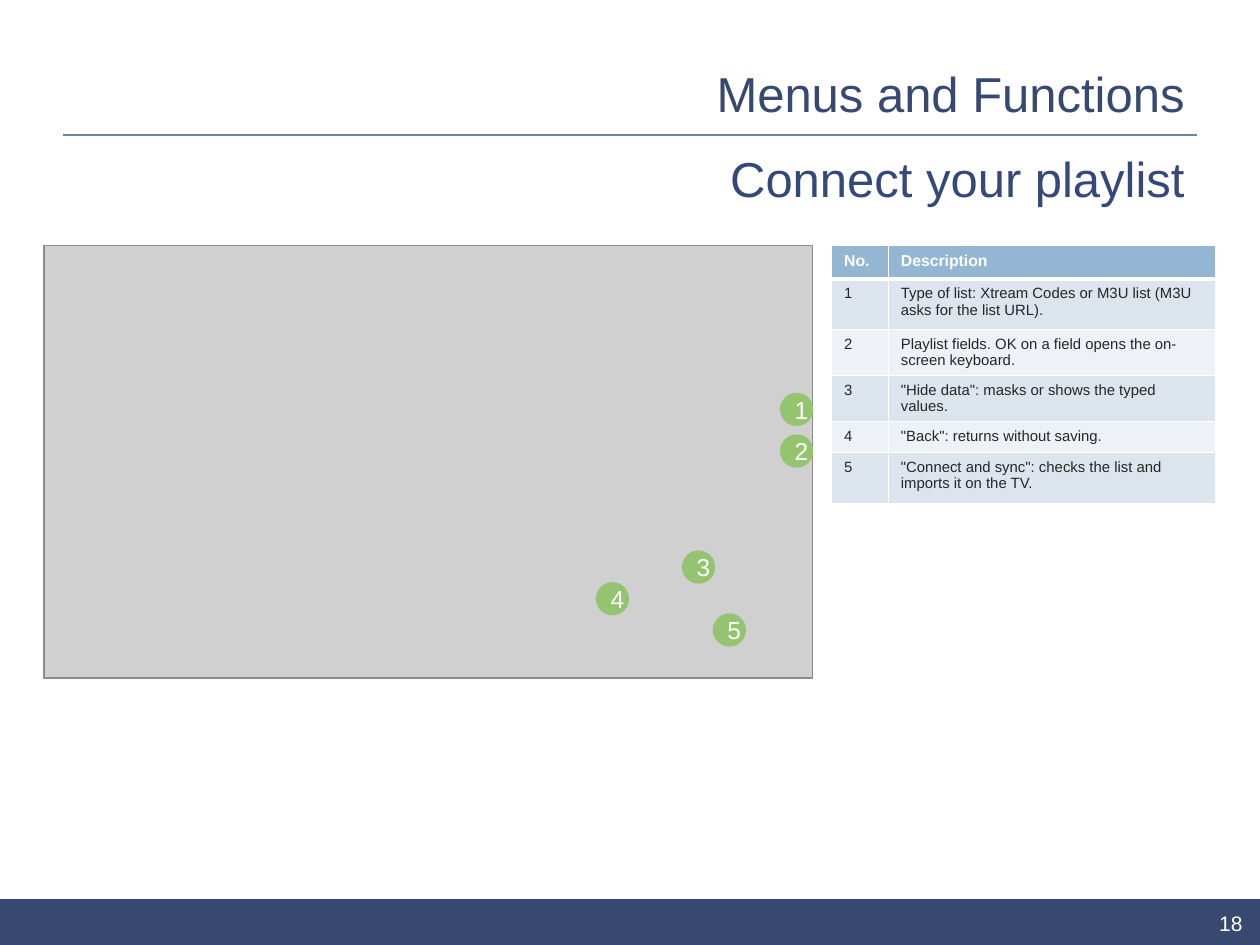
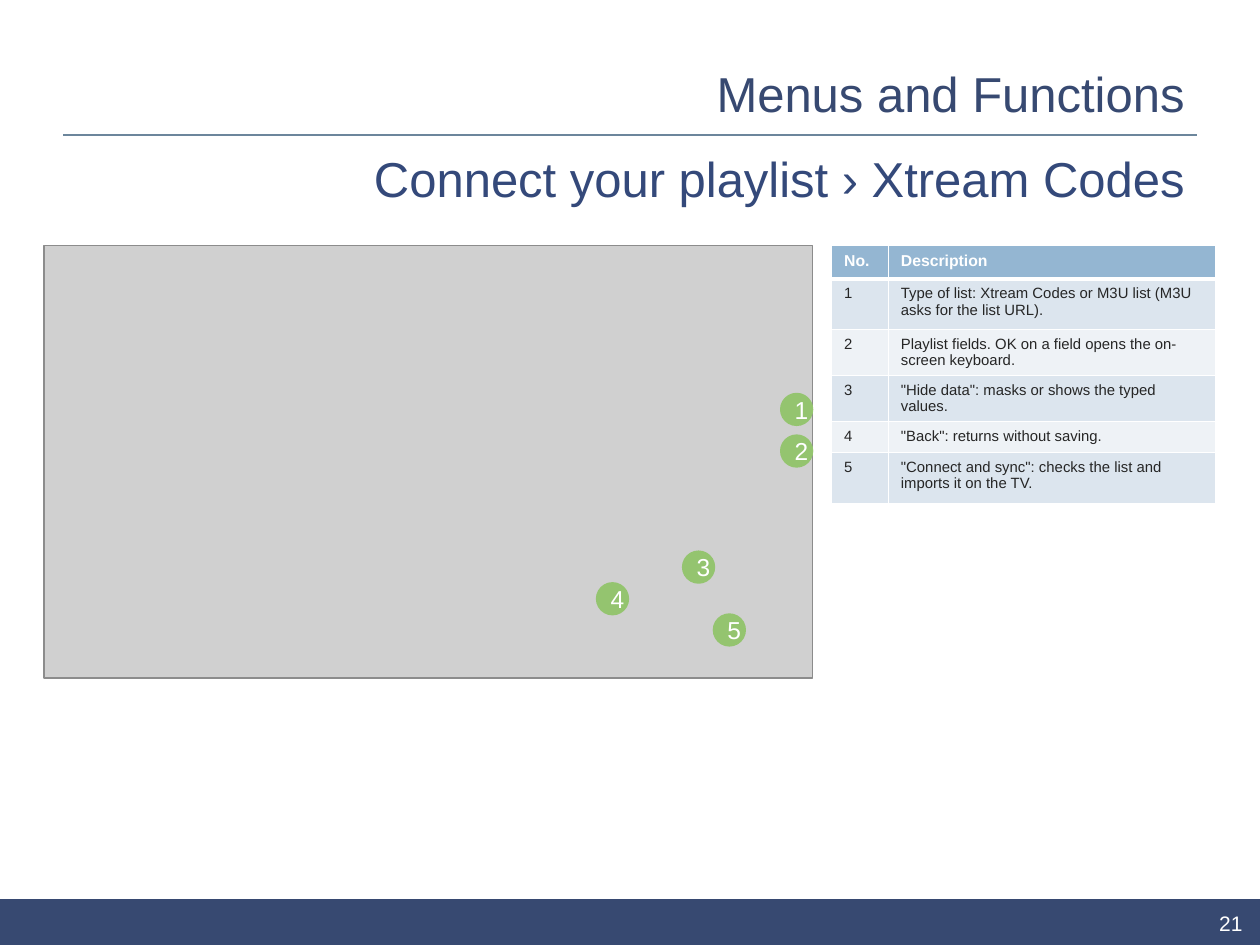
Before and after one commit to johnosd/ccplaytv, a slide deck: slide 21 of release/samsung/kit/ui-description/CCPlayTV_UI_Description_0.2.1.pptx (slide 18 before the commit). Drawn at 1260x945 pixels with LibreOffice and Linux fonts; fonts in the diff are those of the drawing; grey boxes stand for pictures; background and template pictures are left out. Boxes give left, top, right and bottom in pixels: in the first picture for what was removed or moved away, otherwise in the second. Text is boxed around its words. In the diff, an @@ line names an element or a change of style, - is before the commit and + after.

```diff
--- a/release/samsung/kit/ui-description/CCPlayTV_UI_Description_0.2.1.pptx
+++ b/release/samsung/kit/ui-description/CCPlayTV_UI_Description_0.2.1.pptx
@@ text at (x1=374, y1=161, x2=1185, y2=207): text changed @@
-Connect your playlist
+Connect your playlist › Xtream Codes
@@ page number at (x1=1219, y1=916, x2=1242, y2=931): text changed @@
-18
+21
```
Also in this commit, not shown: 7 other slides changed, 6 slides added, 30 other files.
